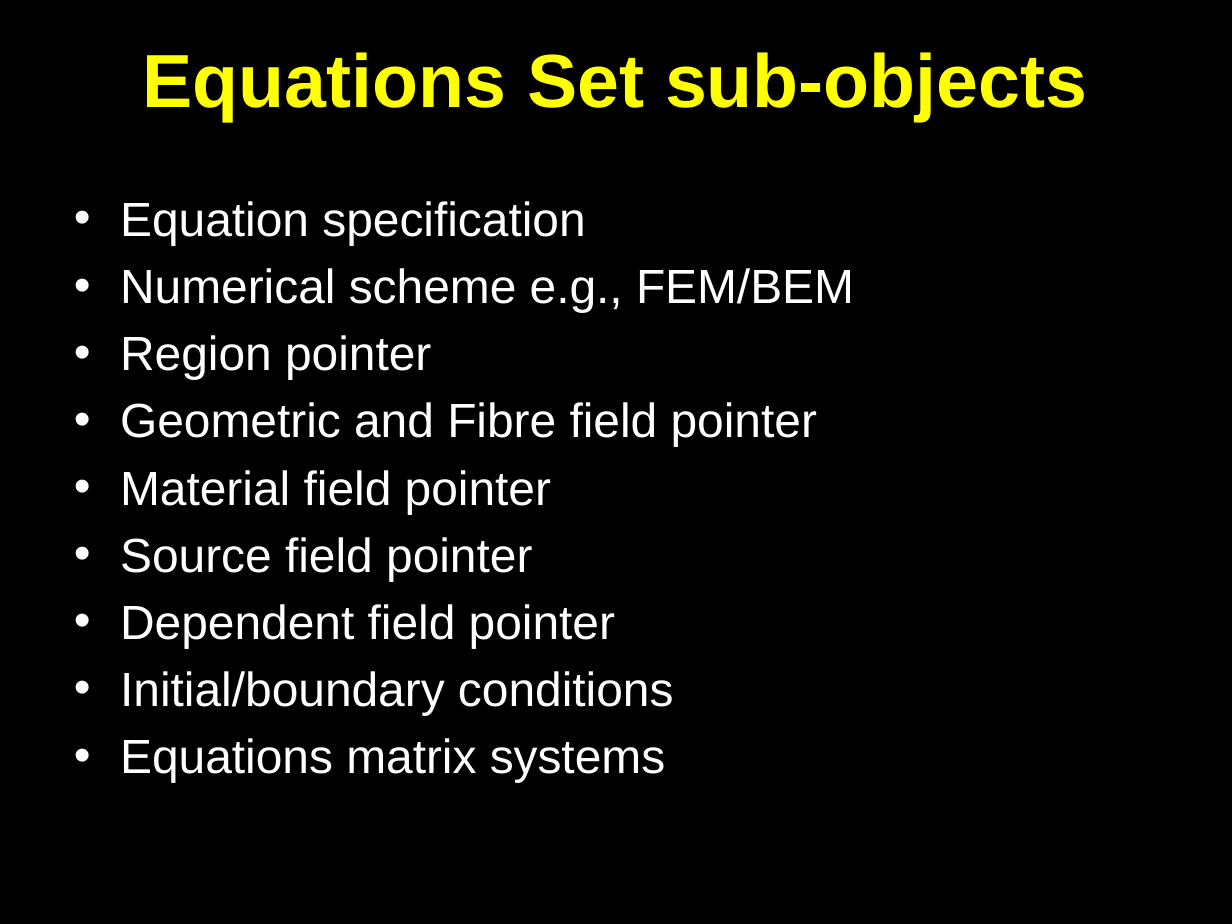
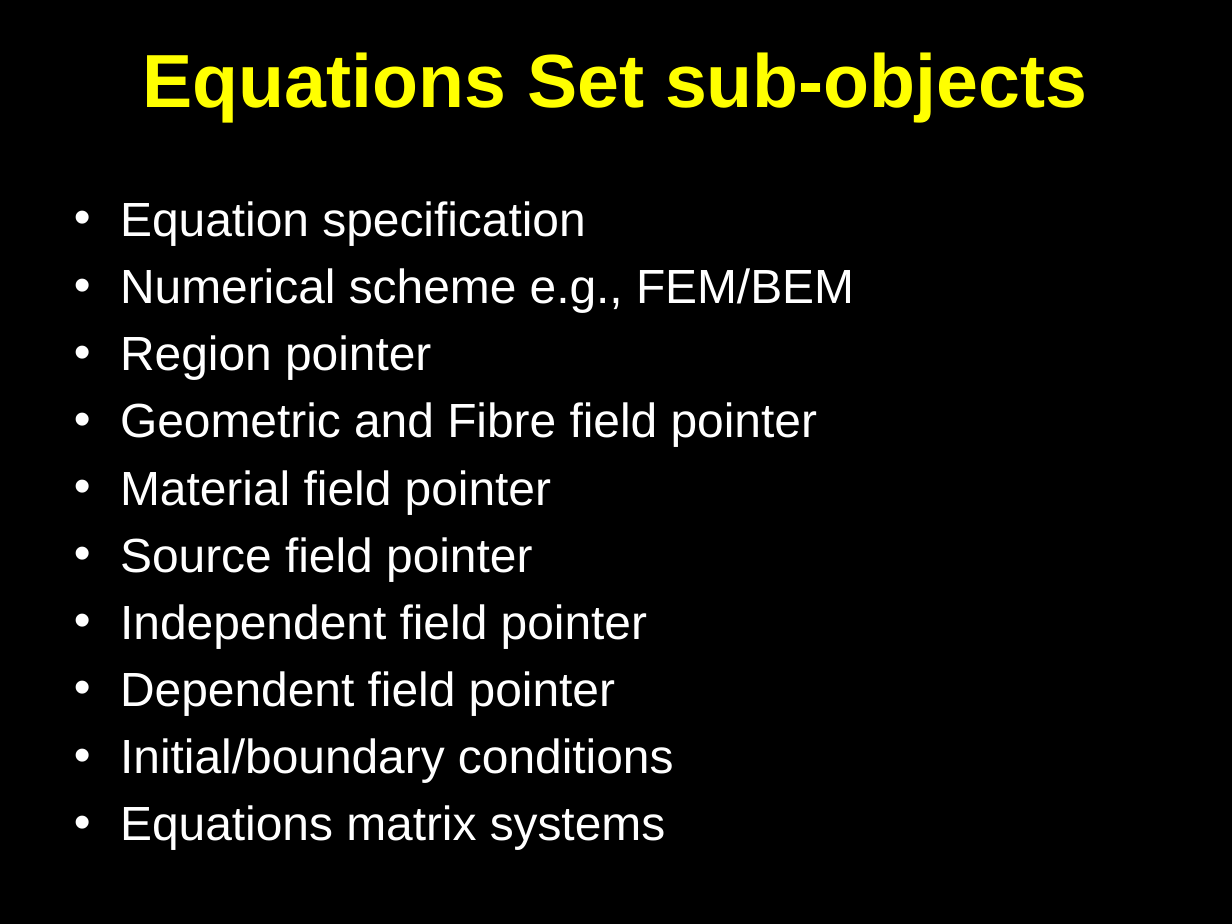
Before and after one commit to OpenCMISS/cm, a slide deck: slide 72 of doc/openCMISS.pptx (slide 71 before the commit). Drawn at 1232x924 pixels with LibreOffice and Linux fonts; fonts in the diff are those of the drawing. Boxes give left, top, right and bottom in pixels: in the first picture for what was removed or moved away, otherwise in the second. Text is boxed around its words. In the diff, an @@ line names an element or a change of style, - is before the commit and + after.

```diff
--- a/doc/openCMISS.pptx
+++ b/doc/openCMISS.pptx
@@ text at [120, 604, 647, 648]: paragraph added @@
+• Independent field pointer
```
Also in this commit, not shown: 15 other slides changed, 2 slides added, 7 other files.
